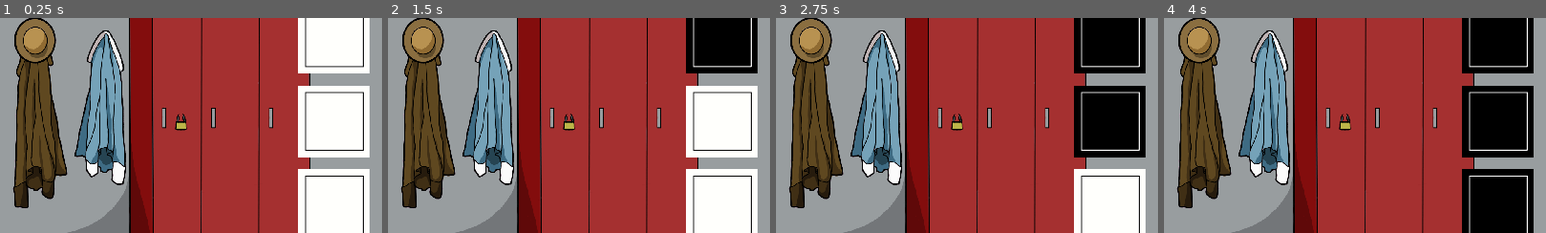
Above: before the commit, frames 1-4 (left to right).
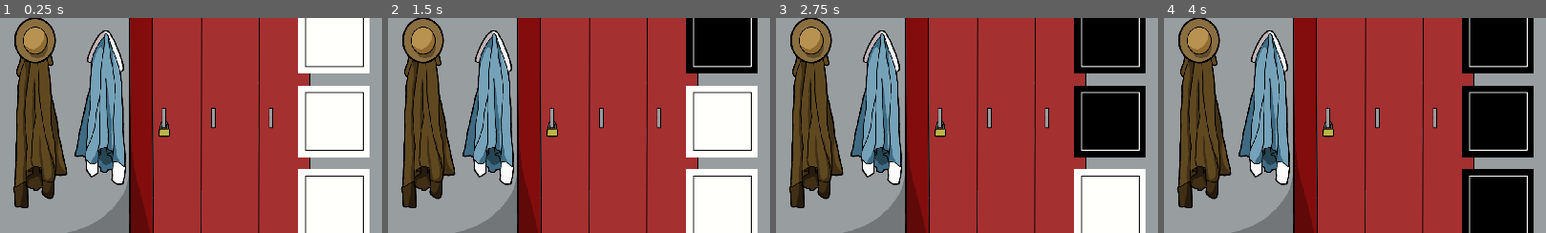
Above: after the commit, the same moments.

Repository: bemain/game-jam-2022w8
Game: Godot game, scene res://World.tscn
Same seed, same stepped clock (60 frames per second), same inputs: the game is played once before the commit and once after it.
Inputs (mouse positions are % of the whole screen's width and height, from its top left):
- Up to frame 1 (0.25 s): no input
- Up to frame 2 (1.5 s): click (94, 11) at 0.5 s; click (94, 31) at 1.25 s
- Up to frame 3 (2.75 s): click (94, 50) at 2 s
- Up to frame 4 (4 s): click (94, 69) at 2.75 s; click (94, 89) at 3.5 s
The pictures show only the part of the screen within x 50-100%, y 26-76%; the shares and areas given below are measured in that part.

The runs differ from the first frame. In frame 1, 0.3% of the frame differs, in the area x 41-49%, y 44-56%; in frame 2, 0.3%; in frame 3, 0.3%; in frame 4, 0.3%.

Commit message:
Recreate Locker1 using new Object Prefabs

Diff:
--- a/Rooms/Room1/Locker1.gd
+++ b/Rooms/Room1/Locker1.gd
@@ -1,25 +1,36 @@
-extends Unlockable
+extends GameObject
 
 
 signal opened
 
 
-func _on_unlocked():
-	$Lock/AnimatedSprite.animation = "Unlocked"
+func _ready():
+	$Lock/AnimatedSprite.animation = "Locked"
+	$Sprite.visible = false
+	$TopShelf.visible = false
+	$BottomShelf.visible = false
 
 
-func _on_input_event(viewport, event, shape_idx):
+func _on_Lock_unlocked():
+	$Lock/AnimatedSprite.animation = "Unlocked"
+	$TopShelf.visible = true  # Enable shelves
+	$BottomShelf.visible = true
+	$Lock/LockFocus.visible = false  # Disable lock focus
+
+
+func _on_shelf_input_event(viewport, event, shape_idx):
 	if event is InputEventMouseButton \
 	and event.button_index == BUTTON_LEFT \
 	and event.pressed:
-		if is_locked:
+		# If Lock is clicked while already unlocked, open the locker
+		if $Lock.is_locked:
 			return
-
+		yield(get_tree(),"idle_frame")  # Wait one frame before focusing to let input pass to children first
 		emit_signal("opened")
 
 
 func _on_opened():
 	$Sprite.visible = true
-	$Lock.position = Vector2(0, 360)
+	$Lock.position = Vector2(0, 400)  # Position Lock on the floor
 	$Lock.rotation_degrees = 90
 	$Lock/AnimatedSprite.animation = "On floor"
--- a/Rooms/Room1/Locker1.tscn
+++ b/Rooms/Room1/Locker1.tscn
@@ -1,16 +1,26 @@
-[gd_scene load_steps=10 format=2]
+[gd_scene load_steps=13 format=2]
 
-[ext_resource path="res://Prefabs/Objects/Unlockable.tscn" type="PackedScene" id=1]
 [ext_resource path="res://Rooms/Room1/Locker1.gd" type="Script" id=2]
 [ext_resource path="res://Resources/Images/Locker1_open.png" type="Texture" id=3]
 [ext_resource path="res://Resources/Images/Lock_unlocked.png" type="Texture" id=4]
 [ext_resource path="res://Resources/Images/Lock_on_floor.png" type="Texture" id=5]
 [ext_resource path="res://Resources/Images/Lock_closed.png" type="Texture" id=6]
+[ext_resource path="res://Prefabs/Objects/Focusable.tscn" type="PackedScene" id=7]
+[ext_resource path="res://Prefabs/Objects/FocusableLock.tscn" type="PackedScene" id=8]
 
 [sub_resource type="RectangleShape2D" id=1]
-extents = Vector2( 80, 370 )
+extents = Vector2( 64, 120 )
 
-[sub_resource type="SpriteFrames" id=2]
+[sub_resource type="RectangleShape2D" id=2]
+extents = Vector2( 64, 250 )
+
+[sub_resource type="RectangleShape2D" id=5]
+extents = Vector2( 80, 160 )
+
+[sub_resource type="RectangleShape2D" id=3]
+extents = Vector2( 64, 64 )
+
+[sub_resource type="SpriteFrames" id=4]
 animations = [ {
 "frames": [ ExtResource( 5 ) ],
 "loop": true,
@@ -28,34 +38,56 @@
 "speed": 5.0
 } ]
 
-[sub_resource type="RectangleShape2D" id=3]
-extents = Vector2( 32, 32 )
-
-[node name="Locker1" instance=ExtResource( 1 )]
+[node name="Locker1" type="Node2D"]
 script = ExtResource( 2 )
 object_name = "Locker1"
-focus_zoom = 1.5
+
+[node name="Sprite" type="Sprite" parent="."]
+visible = false
+position = Vector2( 84, -28 )
+texture = ExtResource( 3 )
+
+[node name="TopShelf" parent="." instance=ExtResource( 7 )]
+position = Vector2( 0, -253 )
+object_name = "Locker1_TopShelf"
+focus_zoom = 3.0
+
+[node name="CollisionShape2D" type="CollisionShape2D" parent="TopShelf"]
+shape = SubResource( 1 )
+
+[node name="BottomShelf" parent="." instance=ExtResource( 7 )]
+position = Vector2( 0, 119 )
+object_name = "Locker1_BottomShelf"
+focus_zoom = 2.0
+
+[node name="CollisionShape2D" type="CollisionShape2D" parent="BottomShelf"]
+position = Vector2( 0, -1 )
+shape = SubResource( 2 )
+
+[node name="Lock" parent="." instance=ExtResource( 8 )]
+position = Vector2( 1, 0 )
+object_name = "Locker1_Lock"
 key = "Key1"
 
-[node name="Sprite" type="Sprite" parent="." index="0"]
-visible = false
-position = Vector2( 72, -28 )
-texture = ExtResource( 3 )
+[node name="LockFocus" parent="Lock" index="0"]
+object_name = "Locker1_LockFocus"
 
-[node name="CollisionShape2D" type="CollisionShape2D" parent="." index="1"]
-shape = SubResource( 1 )
+[node name="CollisionShape2D" type="CollisionShape2D" parent="Lock/LockFocus" index="0"]
+position = Vector2( -31, 21 )
+shape = SubResource( 5 )
 
-[node name="Lock" parent="." index="2"]
-position = Vector2( -42, 24 )
+[node name="CollisionShape2D" type="CollisionShape2D" parent="Lock"]
+position = Vector2( -31, 21 )
+shape = SubResource( 3 )
 
-[node name="AnimatedSprite" type="AnimatedSprite" parent="Lock" index="0"]
-position = Vector2( 1, 4 )
-frames = SubResource( 2 )
+[node name="AnimatedSprite" type="AnimatedSprite" parent="Lock"]
+position = Vector2( -31, 21 )
+frames = SubResource( 4 )
 animation = "Locked"
 
-[node name="CollisionShape2D" type="CollisionShape2D" parent="Lock" index="1"]
-shape = SubResource( 3 )
+[connection signal="opened" from="." to="." method="_on_opened"]
+[connection signal="input_event" from="TopShelf" to="." method="_on_shelf_input_event"]
+[connection signal="input_event" from="BottomShelf" to="." method="_on_shelf_input_event"]
+[connection signal="unlocked" from="Lock" to="." method="_on_Lock_unlocked"]
 
-[connection signal="input_event" from="." to="." method="_on_input_event"]
-[connection signal="opened" from="." to="." method="_on_opened"]
-[connection signal="unlocked" from="." to="." method="_on_unlocked"]
+[editable path="Lock"]
--- a/Rooms/Room1/Room1.tscn
+++ b/Rooms/Room1/Room1.tscn
@@ -10,7 +10,7 @@
 centered = false
 
 [node name="Locker1" parent="Wall1" instance=ExtResource( 2 )]
-position = Vector2( 1415, 543 )
+position = Vector2( 1404, 543 )
 
 [node name="Wall2" type="Sprite" parent="."]
 self_modulate = Color( 0.741176, 0.0823529, 0.0823529, 1 )
--- a/World.tscn
+++ b/World.tscn
@@ -113,6 +113,8 @@
 rect_scale = Vector2( 0.5, 0.5 )
 mouse_filter = 2
 __meta__ = {
+"_edit_group_": true,
+"_edit_lock_": true,
 "_edit_use_anchors_": false
 }
 
